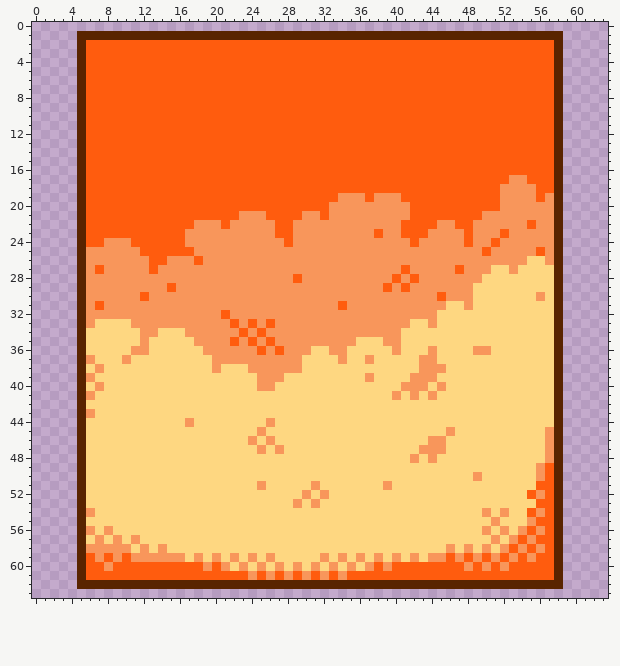
Pixel-art sprite: assets/images/props/theater/theater_lobby_popcornwall.png. The first picture shows the starting point.
The file is 64x64 pixels.
New version:
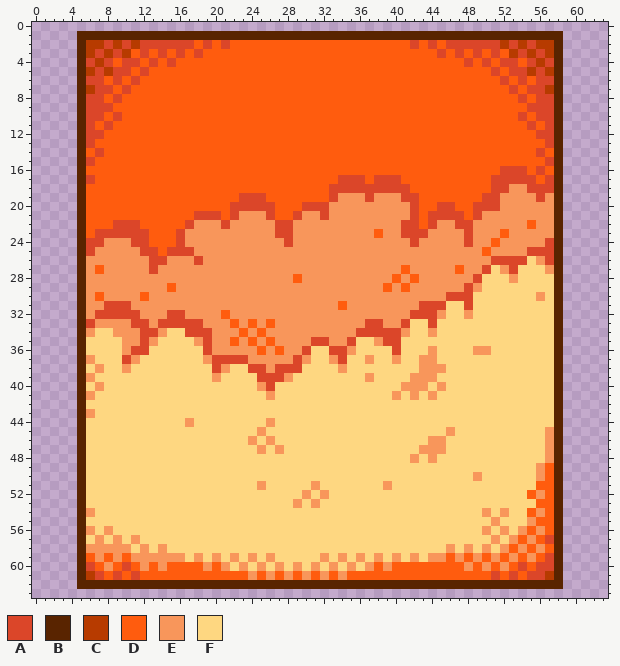
Palette (. is transparent): A #db4629  B #592400  C #b73b00  D #ff5c0e  E #f8965b  F #fed781
What changed:
Changed rows in their new state; - is an unchanged pixel.
first column x 6:
 2 CCACACAAAAAA-A-A--------------------A-A-AAAAAACACACC
 3 CACAC-A-A-A-A--------------------------A-A-A-A-CACAC
 4 ACA-AA-A-A--------------------------------A-A-AA-ACA
 5 CACAA-A--------------------------------------A-AACAC
 6 AA-A-A----------------------------------------A-A-AA
 7 CAA-A------------------------------------------A-AAC
 8 AA-A--------------------------------------------A-AA
 9 AAA----------------------------------------------AAA
10 AA-A--------------------------------------------A-AA
11 A-A----------------------------------------------A-A
12 AA------------------------------------------------AA
13 A--------------------------------------------------A
14 -A------------------------------------------------A-
15 A--------------------------------------------------A
16 ----------------------------------------------AAA-A-
17 A---------------------------AAA-AAA----------AAAAA-A
18 ---------------------------AAAAAAAAA---------AA--AAA
19 -----------------AAA-------A---A---AA-------AA----A-
20 ----------------AAAAA---AAA---------A--AA--AAA------
21 ------------AAA-A---A--A--A---------A-AAAA-A--------
22 ---AAA-----A---A-----AA------------AA-A--AA---------
23 -AAAAAA---A----------AA------------AAA----A---------
24 AA---AA---A-----------A-------------A-----A--------A
25 A-----AA-AAA-------------------------------------AAA
26 -------AA---A--------------------------------AAAA-EA
27 -------A------------------------------------A-EA---E
28 -------------------------------------------A---E----
29 ------------------------------------------AE--------
30 -D-------------------------------------EAAA---------
31 -EAAA--------------------------------AAA--A---------
32 -AAAAA---AA-------------------------AAAE--E---------
33 AEEEEAA-AAAAA------------------AA--A--A-------------
34 E--EEEAAE--AAA----------------AAAAAE--E-------------
35 ----EEAE-----A-----------AA--A--EAA-----------------
36 ----EAA------A----------A--AAE----A-----------------
37 ----AE-------EAAAA-----AE--EA-----E-----------------
38 ----E---------AE--AA-AAA----E-----------------------
39 --------------E----AAAE-----------------------------
40 --------------------A-------------------------------
41 --------------------E-------------------------------
first column x 6:
57 ---------------------------------------------------A
59 ---------------------------------------------------A
60 A---A-E-E---------------------------------------A-AA
61 CA-A-A---------------------------------------A-A-AAC
Boxes around the changes in both pictures, in picture pixels (x1, y1, x2, y2):
changed: (86, 40, 554, 400)
changed: (491, 535, 554, 580)
changed: (86, 562, 167, 580)
